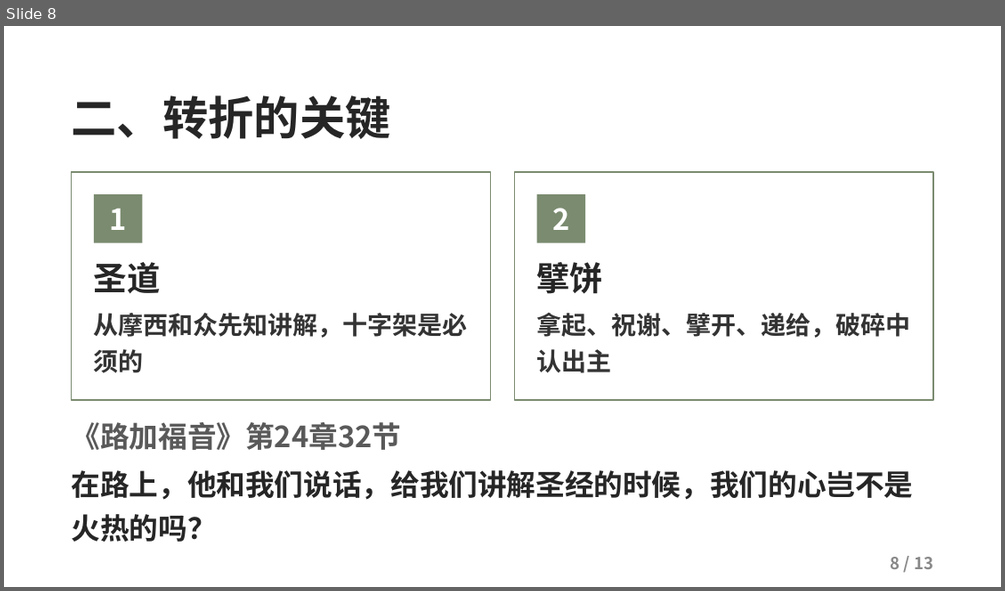
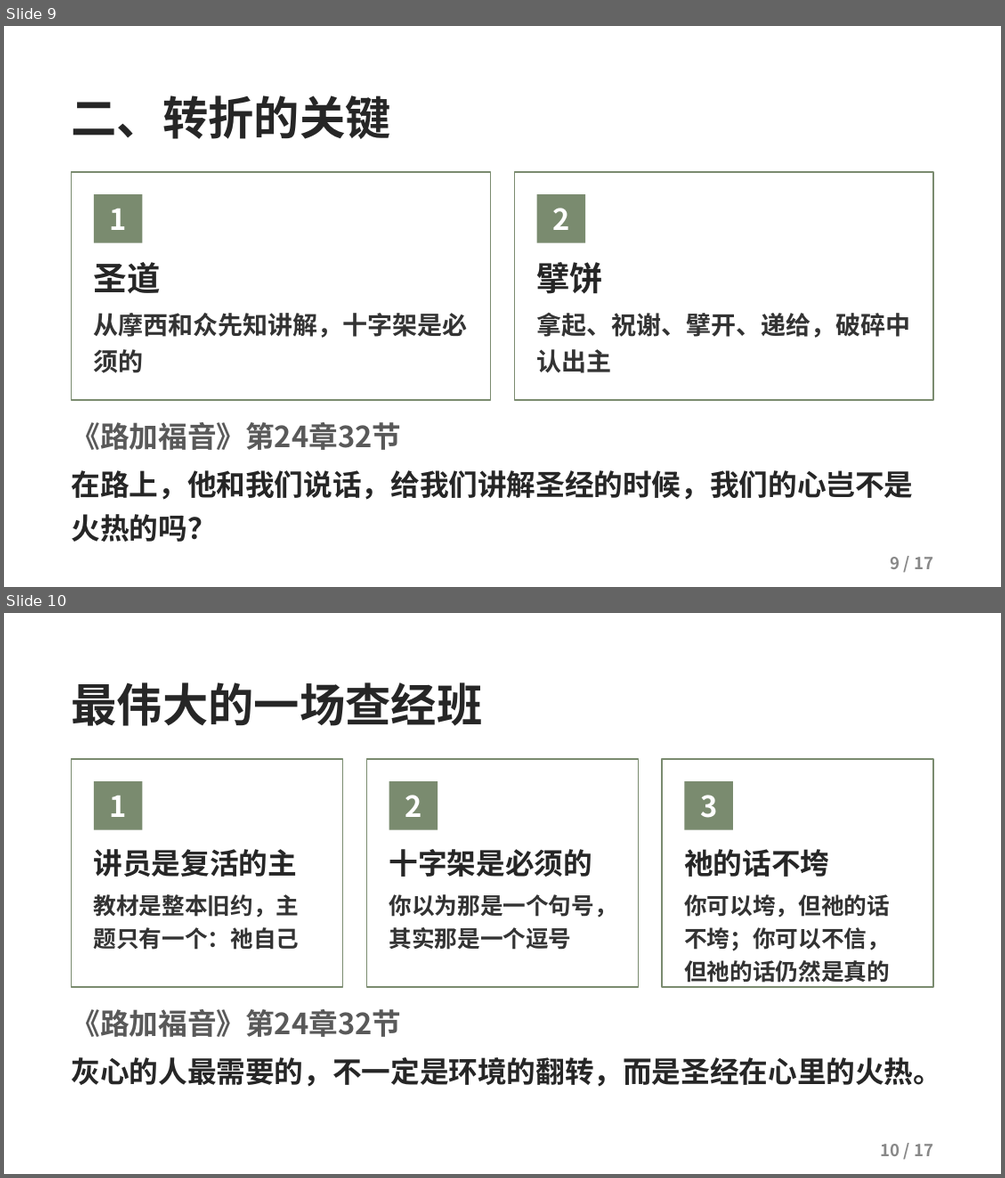
Before and after one commit to kaylechou/propresenter-lyric-tool, a slide deck: docs/从灰心到见证.pptx. Shown one above the other, each under a label of ours: slide 8 before the commit, slides 9 and 10 after it. The pictures are 1005x591 and 1005x1178 pixels, drawn with LibreOffice and Linux fonts; fonts in the diff are those of the drawing; background and template pictures are left out. Boxes give left, top, right and bottom in pixels: in the first picture for what was removed or moved away, otherwise in the second. Text is boxed around its words. In the diff, an @@ line names an element or a change of style, - is before the commit and + after.

Commit message:
更新讲道 PPT《从灰心到见证》v6：内容丰富，新增 4 页（盼望过去式、查经班、为什么是擘饼、呼召），共 17 页

```diff
--- a/docs/从灰心到见证.pptx
+++ b/docs/从灰心到见证.pptx
@@ slide 10 added at [4, 613, 1001, 1174], background picture (left out) @@
@@ text added at [72, 682, 483, 726], 44 pt, text #262626, bold @@
+最伟大的一场查经班
@@ rectangle added at [72, 759, 343, 987], fill #FFFFFF, outline #7A8B6F 1.25 pt @@
@@ rectangle added at [367, 759, 638, 987], fill #FFFFFF, outline #7A8B6F 1.25 pt @@
@@ rectangle added at [662, 759, 933, 987], fill #FFFFFF, outline #7A8B6F 1.25 pt @@
@@ rectangle added at [94, 781, 142, 830], fill #7A8B6F, 28 pt, text #FFFFFF, bold @@
+1
@@ rectangle added at [389, 781, 437, 830], fill #7A8B6F, 28 pt, text #FFFFFF, bold @@
+2
@@ rectangle added at [685, 781, 733, 830], fill #7A8B6F, 28 pt, text #FFFFFF, bold @@
+3
@@ text added at [94, 849, 299, 949], 22 pt, text #333333, bold @@
+讲员是复活的主
+教材是整本旧约，主题只有一个：祂自己
@@ text added at [389, 849, 617, 949], 22 pt, text #333333, bold @@
+十字架是必须的
+你以为那是一个句号，其实那是一个逗号
@@ text added at [684, 849, 890, 982], 22 pt, text #333333, bold @@
+祂的话不垮
+你可以垮，但祂的话不垮；你可以不信，但祂的话仍然是真的
@@ text added at [72, 1009, 943, 1086], 28 pt, text #262626, bold @@
+《路加福音》第24章32节
+灰心的人最需要的，不一定是环境的翻转，而是圣经在心里的火热。
@@ text added at [881, 1143, 933, 1156], 16 pt, text #888888, bold @@
+10 / 17
@@ what was slide 8 is now slide 9 @@
@@ slide 9 changed as well @@
@@ text at [890, 556, 933, 569]: text changed @@
-8 / 13
+9 / 17
```
Also in this commit, not shown: 12 other slides changed, 3 other slides added.
